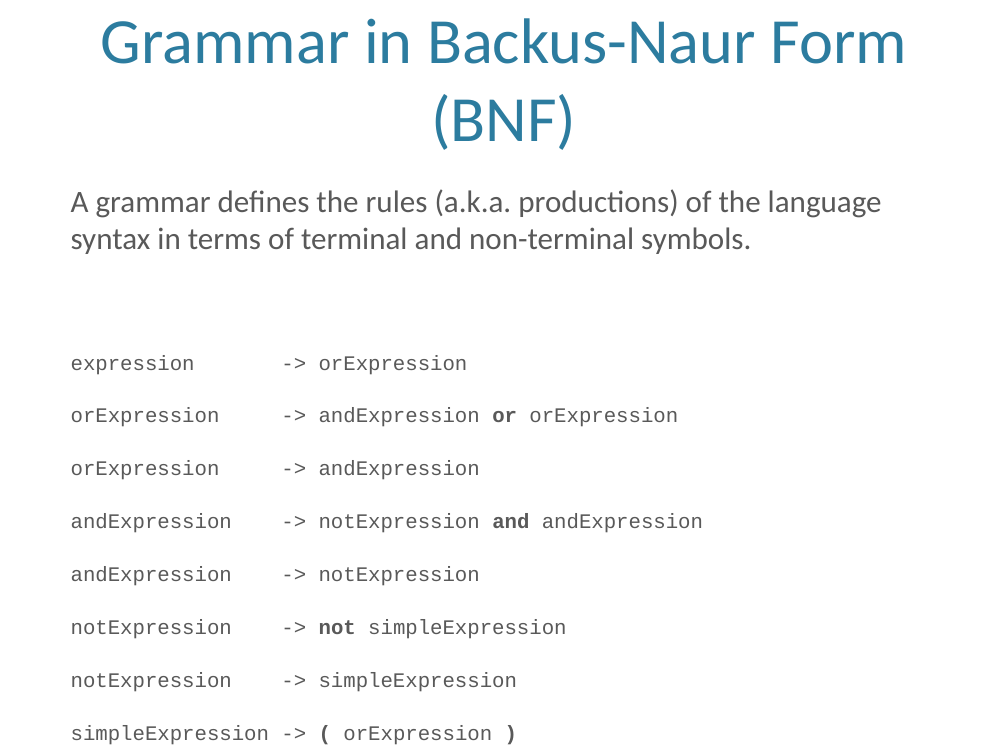
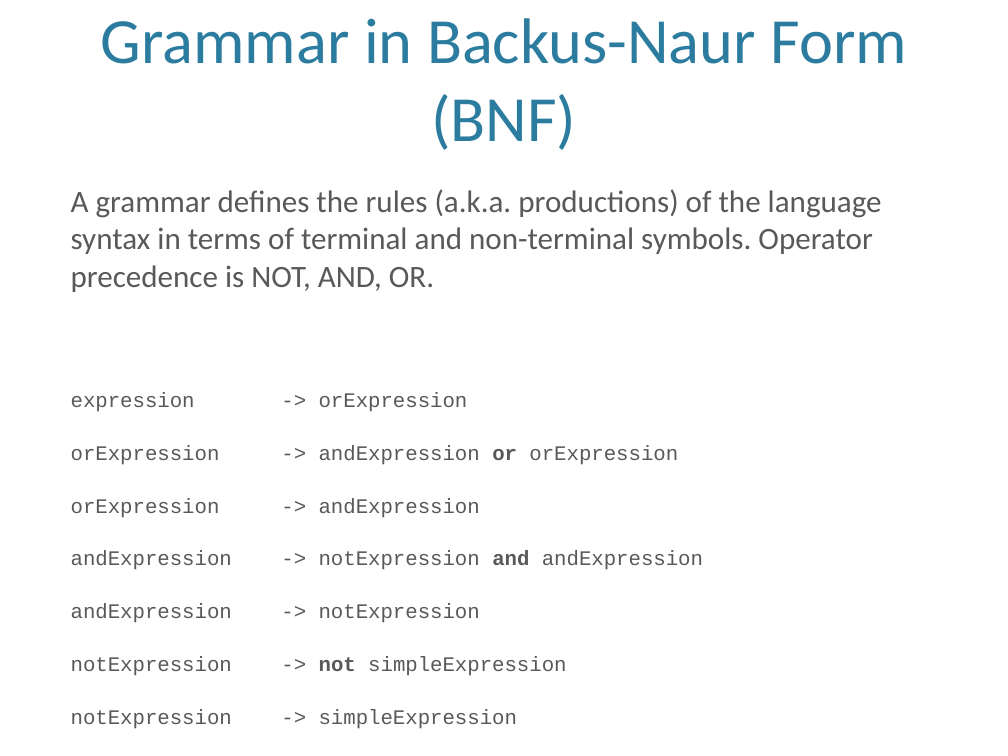
Before and after one commit to cpdevoto/design-patterns, a slide deck: slide 4 of little-language/little language - simple search expression language/little-language.pptx. Drawn at 1008x756 pixels with LibreOffice and Linux fonts; fonts in the diff are those of the drawing; background and template pictures are left out. Boxes give left, top, right and bottom in pixels: in the first picture for what was removed or moved away, otherwise in the second. Text is boxed around its words. In the diff, an @@ line names an element or a change of style, - is before the commit and + after.

Commit message:
Update little language powerpoint

```diff
--- a/little-language/little language - simple search expression language/little-language.pptx
+++ b/little-language/little language - simple search expression language/little-language.pptx
@@ text at (x1=71, y1=189, x2=882, y2=292): text changed @@
-A grammar defines the rules (a.k.a. productions) of the language syntax in terms of terminal and non-terminal symbols.
+A grammar defines the rules (a.k.a. productions) of the language syntax in terms of terminal and non-terminal symbols. Operator precedence is NOT, AND, OR.
```
